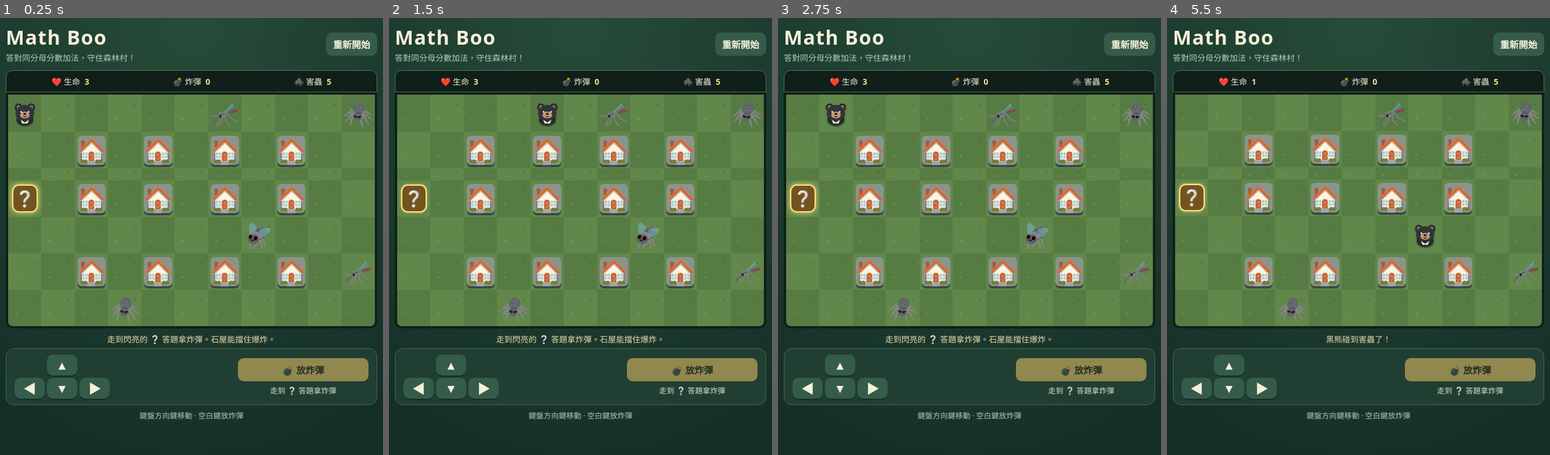
Above: before the commit, frames 1-4 (left to right).
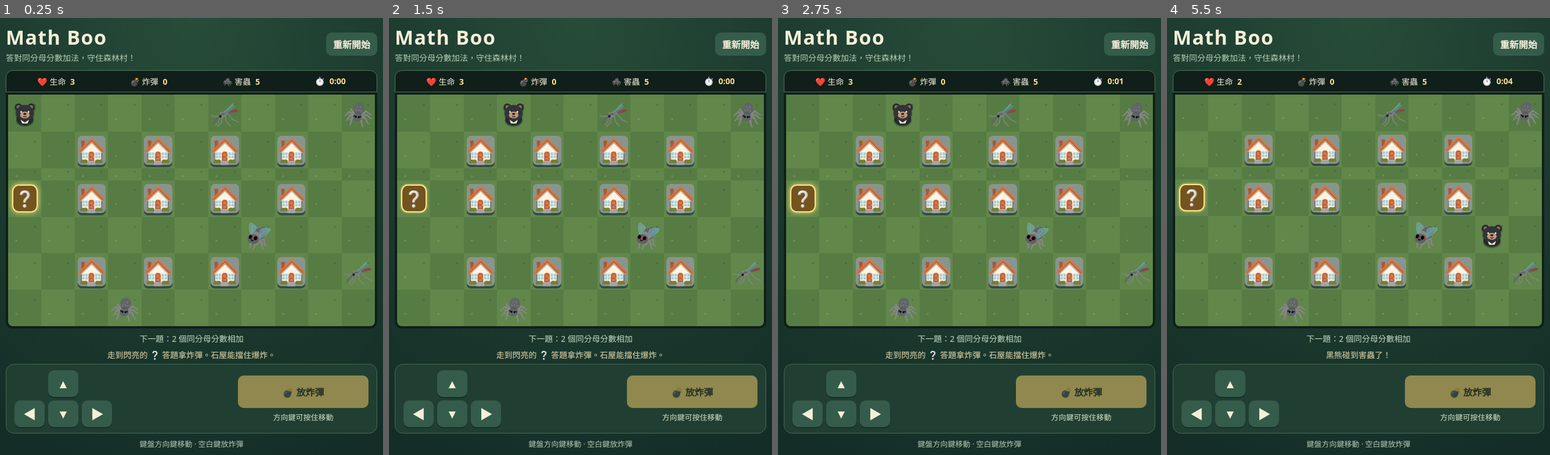
Above: after the commit, the same moments.

Repository: panpancow-afk/math-games
Game: browser game, page math-boo.html
Two runs of this game, one before a commit and one after it. Both use one fixed random seed, a clock stepped at 60 frames per second and the inputs below.
Inputs (mouse positions are in pixels of both pictures, inside the frame that each line leads up to):
- Up to frame 1 (0.25 s): no input
- Up to frame 2 (1.5 s): click "▶" (after the commit: "▲ ◀ ▼ ▶") at 0.27 s; hold Right from 1.03 s (still down); move the mouse to (580, 232) at 1.07 s; tap Space at 1.1 s
- Up to frame 3 (2.75 s): release Right at 1.53 s; hold Down 1.58-1.85 s; tap Space at 1.6, 2.1, 2.6 s; move the mouse to (896, 188) at 1.67 s; hold Left 1.9-2.47 s; click "▼" at 2.02 s; move the mouse to (1042, 175) at 2.27 s; hold Up from 2.52 s (still down)
- Up to frame 4 (5.5 s): release Up at 2.82 s; move the mouse to (1415, 258) at 2.87 s; hold Right 2.87-3.53 s; tap Space every 0.5 s from 3.1 to 5.1 s; move the mouse to (1266, 271) at 3.47 s; hold Up 3.58-3.82 s; hold Left 3.87-4.3 s; move the mouse to (1358, 162) at 4.07 s; hold Down 4.35-4.68 s; click "◀" at 4.52 s; move the mouse to (1469, 223) at 4.67 s; hold Right 4.73-5.23 s; move the mouse to (1247, 210) at 5.27 s; hold Down from 5.28 s (still down)

The runs differ from the first frame. In frame 1, 8.2% of the frame differs, in the area x 1-99%, y 13-99%; in frame 2, 8.6%; in frame 3, 8.6%; in frame 4, 8.3%.

Commit message:
Scale Math Boo difficulty and improve touch controls
Updated viewport meta tag and improved layout for mobile devices. Enhanced game controls and added difficulty tracking.

Diff:
--- a/math-boo.html
+++ b/math-boo.html
@@ -2,27 +2,56 @@
 <html lang="zh-Hant">
 <head>
 <meta charset="utf-8">
-<meta name="viewport" content="width=device-width, initial-scale=1">
+<meta name="viewport" content="width=device-width, initial-scale=1, viewport-fit=cover">
 <meta name="theme-color" content="#142e27">
 <title>Math Boo</title>
 <style>
 *{box-sizing:border-box} :root{font-family:system-ui,sans-serif;color:#f5efda;background:#142e27;color-scheme:dark} bod …(3581 unchanged characters)…
-.quiz-tile{display:grid;place-items:center;width:76%;height: …(295 unchanged characters)… ze:13px;color:#d5e1c5;text-align:center}</style>
+.quiz-tile{display:grid;place-items:center;width:76%;height: …(295 unchanged characters)… ze:13px;color:#d5e1c5;text-align:center}
+.stats span { white-space: nowrap; }
+.stats b { font-variant-numeric: tabular-nums; }
+.difficulty { margin: 7px 0 0; color: #c4d9c1; text-align: center; font-size: 14px; }
+.pad { grid-template-areas: ". up ." "left down right"; gap: 6px; touch-action: none; user-select: none; -webkit-user-select: none; }
+#up { grid-area: up; }
+#left { grid-area: left; }
+#down { grid-area: down; }
+#right { grid-area: right; }
+.pad button { min-height: 46px; }
+.pad button.held { background: #5e865f; box-shadow: none; translate: 0 2px; }
+#plant { min-height: 56px; }
+#equation { flex-wrap: wrap; gap: 10px; font-size: clamp(20px, 6vw, 27px); }
+.equation-term { display: inline-flex; align-items: center; gap: 8px; white-space: nowrap; }
+dialog { max-height: calc(100dvh - 28px); overflow: auto; }
+@media (pointer: coarse), (max-width: 520px) {
+  main { width: min(calc(100% - 16px), 640px); padding-bottom: calc(12px + env(safe-area-inset-bottom)); }
+  header { margin-bottom: 8px; }
+  .stats { font-size: clamp(12px, 3.7vw, 15px); padding: 8px 3px; }
+  .stats b { margin-left: 2px; }
+  .controls { padding: 10px 9px; gap: 8px; }
+  .pad { grid-template-columns: repeat(3, clamp(44px, 15vw, 70px)); }
+  .pad button { min-height: clamp(48px, 14vw, 66px); font-size: 25px; }
+  .actions { width: clamp(105px, 33vw, 175px); }
+  #plant { min-height: clamp(68px, 19vw, 90px); font-size: clamp(15px, 4.4vw, 21px); }
+  .control-note { font-size: 12px; }
+}
+@media (pointer: coarse) { footer { display: none; } }
+</style>
 </head>
 <body>
 <main>
 <header><div><h1>Math Boo</h1><p>答對同分母分數加法，守住森林村！</p></div><button id="reset">重新開始</button></header>
-<div class="stats"><span>❤️ 生命 <b id="health"></b></span><span>💣 炸彈 <b id="stock"></b></span><span>🕷️ 害蟲 <b id="remaining"></b></span></div>
+<div class="stats"><span>❤️ 生命 <b id="health"></b></span><span>💣 炸彈 <b id="stock"></b></span><span>🕷️ 害蟲 <b id="remaining"></b></span><span>⏱️ <b id="survival">0:00</b></span></div>
 <div id="board" role="img" aria-label="森林村遊戲地圖"></div>
+<p id="difficulty" class="difficulty"></p>
 <p id="hint" class="hint" role="status"></p>
 <section class="controls" aria-label="遊戲控制">
-<div class="pad" aria-label="方向鍵">
+<div class="pad" id="direction-pad" role="group" aria-label="方向鍵">
 <button id="up" aria-label="上">▲</button>
 <button id="left" aria-label="左">◀</button>
 <button id="down" aria-label="下">▼</button>
 <button id="right" aria-label="右">▶</button>
 </div>
-<div class="actions"><button id="plant" class="primary">💣 放炸彈</button><span class="control-note">走到 ❔ 答題拿炸彈</span></div>
+<div class="actions"><button id="plant" class="primary">💣 放炸彈</button><span class="control-note">方向鍵可按住移動</span></div>
 </section>
 <footer>鍵盤方向鍵移動 · 空白鍵放炸彈</footer>
 </main>
@@ -36,6 +65,7 @@
 'use strict';
 
 const byId = id => document.getElementById(id);
+const difficultyStep = 45_000;
 const width = 11;
 const height = 7;
 const directions = [[0,-1],[-1,0],[0,1],[1,0]];
@@ -54,8 +84,15 @@
 const random = (min,max) => min + Math.floor(Math.random() * (max - min + 1));
 const valid = (x,y) => x >= 0 && x < width && y >= 0 && y < height && !houses.has(key(x,y));
 const fraction = (n,d) => '<span class="fraction"><span>' + n + '</span><span>' + d + '</span></span>';
-let player, pests, bombs, flames, health, stock, status, clock, nextPest, invulnerable, ended, quizTile, started;
+let player, pests, bombs, flames, health, stock, status, clock, nextPest, invulnerable, ended, quizTile, started, moving;
 let previousFrame = performance.now();
+const termCount = () => 2 + Math.floor(clock / difficultyStep);
+
+function updateText(id, value) {
+  const element = byId(id);
+  const message = String(value);
+  if (element.textContent !== message) element.textContent = message;
+}
 
 function placeQuiz(first) {
   const current = key(player.x,player.y);
@@ -80,10 +117,13 @@
       tile.cachedMarkup = markup;
     }
   }
-  byId('health').textContent = health;
-  byId('stock').textContent = stock;
-  byId('remaining').textContent = pests.length;
-  byId('hint').textContent = status;
+  const seconds = Math.floor(clock / 1000);
+  updateText('health', health);
+  updateText('stock', stock);
+  updateText('remaining', pests.length);
+  updateText('survival', Math.floor(seconds / 60) + ':' + String(seconds % 60).padStart(2,'0'));
+  updateText('difficulty', '下一題：' + termCount() + ' 個同分母分數相加');
+  updateText('hint', status);
   byId('plant').disabled = ended || stock === 0 || bombs.has(key(player.x,player.y));
 }
 
@@ -102,6 +142,8 @@
   invulnerable = 0;
   ended = false;
   started = false;
+  moving = false;
+  stopDirection();
   placeQuiz(true);
   status = '走到閃亮的 ❔ 答題拿炸彈。石屋能擋住爆炸。';
   render();
@@ -109,6 +151,7 @@
 
 function finish(won) {
   ended = true;
+  stopDirection();
   if (question.open) question.close();
   byId('outcome').textContent = won ? '森林村得救了！' : '黑熊需要休息一下';
   byId('result-text').textContent = won ? '你用分數加法取得炸彈，擊退了所有害蟲。' : '再試一次，記得在引爆前離開十字路線，或躲到石屋後方。';
@@ -135,6 +178,8 @@
   const x = player.x + dx;
   const y = player.y + dy;
   if (!valid(x,y) || bombs.has(key(x,y))) return;
+  if (!moving) previousFrame = performance.now();
+  moving = true;
   player = {x,y};
   resolveHits();
   render();
@@ -182,14 +227,14 @@
 function frame(now) {
   const elapsed = now - previousFrame;
   previousFrame = now;
-  // Keep the fuse running during a quiz so each planted bomb keeps its two-second timer.
-  if (!ended) {
+  // Quizzes only open when the board has no active bombs or flames.
+  if (!ended && moving && !question.open && !document.hidden) {
     clock += elapsed;
     for (const [index,until] of flames) if (until <= clock) flames.delete(index);
     for (const [index,bomb] of bombs) if (bomb.at <= clock) explode(index);
     if (clock >= nextPest) {
       nextPest = clock + 650;
-      if (started && !question.open) movePests();
+      if (started) movePests();
     }
     resolveHits();
     render();
@@ -204,12 +249,20 @@
     render();
     return;
   }
-  const d = random(3,12);
-  const a = random(1,d - 2);
-  const b = random(1,d - a - 1);
-  const sum = a + b;
+  const count = termCount();
+  const d = random(count + 1, Math.max(12, count * 3));
+  let budget = d - 1;
+  const numerators = Array.from({length: count}, (_, index) => {
+    const remaining = count - index - 1;
+    const numerator = random(1, Math.min(5, budget - remaining));
+    budget -= numerator;
+    return numerator;
+  });
+  const sum = numerators.reduce((total, value) => total + value, 0);
   const options = [[sum,d],[sum,d * 2],[sum - 1,d]];
-  byId('equation').innerHTML = fraction(a,d) + ' + ' + fraction(b,d) + ' = ?';
+  byId('equation').innerHTML = numerators.map((n,index) =>
+    '<span class="equation-term">' + (index ? '<span>+</span>' : '') + fraction(n,d) + '</span>'
+  ).join('') + '<span class="equation-term">= ?</span>';
   byId('feedback').textContent = '';
   const choices = byId('choices');
   choices.replaceChildren();
@@ -227,30 +280,68 @@
       started = true;
       nextPest = clock + 650;
       placeQuiz(false);
-      status = '答對了！' + a + ' + ' + b + ' = ' + sum + '，獲得 1 顆炸彈。';
+      status = '答對了！分子相加等於 ' + sum + '，獲得 1 顆炸彈。';
       question.close();
       render();
     };
     choices.append(button);
   }
+  stopDirection();
   question.showModal();
 }
 
-for (const [index,id] of ['up','left','down','right'].entries()) {
-  const button = byId(id);
-  let timer;
-  const stop = () => clearInterval(timer);
-  button.addEventListener('pointerdown', event => {
-    if (event.button !== 0) return;
-    event.preventDefault();
-    button.setPointerCapture(event.pointerId);
-    move(...directions[index]);
-    stop();
-    timer = setInterval(() => move(...directions[index]),145);
+const pad = byId('direction-pad');
+const directionButtons = ['up','left','down','right'].map(byId);
+let activePointer = null;
+let heldButton = null;
+let repeatDirection;
+
+function setDirection(button) {
+  if (heldButton === button) return;
+  clearInterval(repeatDirection);
+  heldButton?.classList.remove('held');
+  heldButton = button;
+  if (!button) return;
+  const direction = directions[directionButtons.indexOf(button)];
+  button.classList.add('held');
+  move(...direction);
+  if (heldButton === button) repeatDirection = setInterval(() => move(...direction), 145);
+}
+
+function stopDirection() {
+  activePointer = null;
+  setDirection(null);
+}
+
+pad.addEventListener('pointerdown', event => {
+  if (event.button !== 0 || activePointer !== null || ended || question.open) return;
+  const button = event.target.closest('button');
+  if (!directionButtons.includes(button)) return;
+  event.preventDefault();
+  activePointer = event.pointerId;
+  pad.setPointerCapture(event.pointerId);
+  setDirection(button);
+});
+pad.addEventListener('pointermove', event => {
+  if (event.pointerId !== activePointer) return;
+  const button = document.elementFromPoint(event.clientX,event.clientY)?.closest('button');
+  setDirection(directionButtons.includes(button) ? button : null);
+});
+for (const type of ['pointerup','pointercancel','lostpointercapture']) {
+  pad.addEventListener(type, event => {
+    if (event.pointerId === activePointer) stopDirection();
   });
-  for (const type of ['pointerup','pointercancel','lostpointercapture']) button.addEventListener(type,stop);
-  button.addEventListener('click',event => {if (!event.detail) move(...directions[index]);});
-}
+}
+for (const [index,button] of directionButtons.entries()) {
+  button.addEventListener('click', event => {
+    if (!event.detail) move(...directions[index]);
+  });
+}
+document.addEventListener('visibilitychange', () => {
+  previousFrame = performance.now();
+  stopDirection();
+});
+question.addEventListener('close', () => { previousFrame = performance.now(); });
 
 document.addEventListener('keydown',event => {
   if (question.open || ended || event.ctrlKey || event.metaKey || event.altKey) return;
